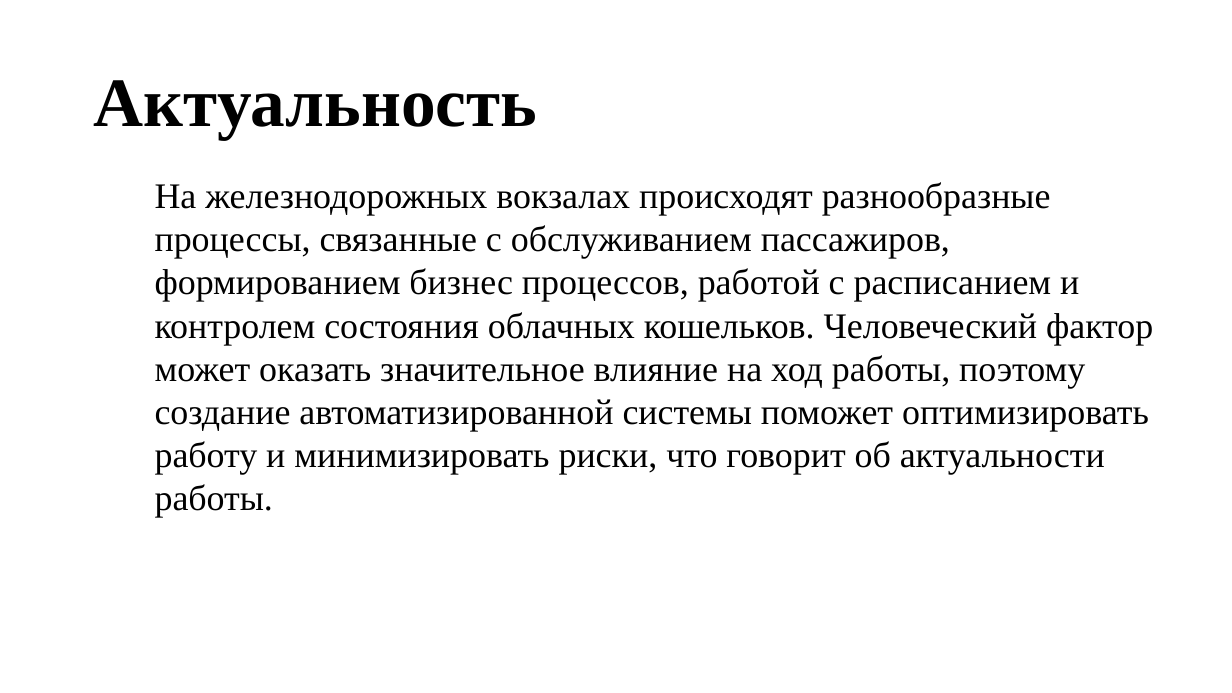
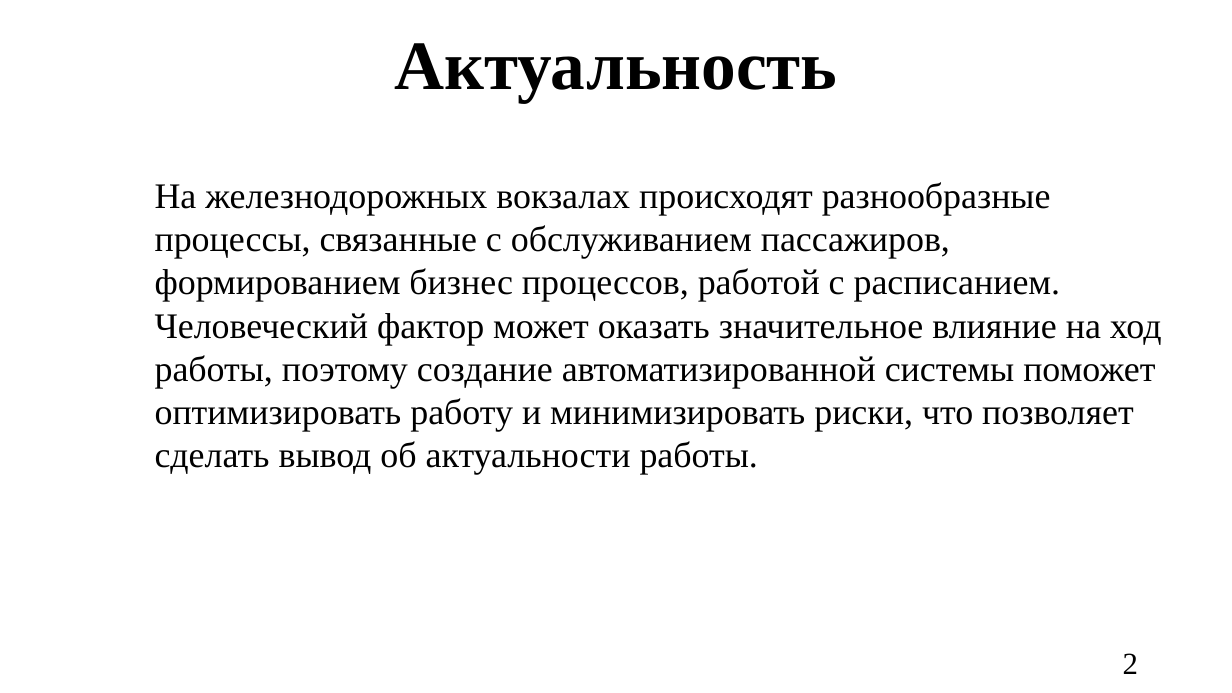
Before and after one commit to DogNellaf/TrainsDiploma, a slide deck: slide 2 of doc/Презентация.pptx. Drawn at 1232x693 pixels with LibreOffice and Linux fonts; fonts in the diff are those of the drawing; background and template pictures are left out. Boxes give left, top, right and bottom in pixels: in the first picture for what was removed or moved away, otherwise in the second. Text is boxed around its words. In the diff, an @@ line names an element or a change of style, - is before the commit and + after.

```diff
--- a/doc/Презентация.pptx
+++ b/doc/Презентация.pptx
@@ title "Актуальность": place and size @@
-title "Актуальность" at (94,80,537,140)
+title "Актуальность" at (394,43,837,103)
@@ title "Актуальность" at (394,43,837,103): alignment left to centre @@
@@ text at (155,182,1162,475): text changed @@
-На железнодорожных вокзалах происходят разнообразные процессы, связанные с обслуживанием пассажиров, формированием бизнес процессов, работой с расписанием и контролем состояния облачных кошельков. Человеческий фактор может оказать значительное влияние на ход работы, поэтому создание автоматизированной системы поможет оптимизировать работу и минимизировать риски, что говорит об актуальности работы.
+На железнодорожных вокзалах происходят разнообразные процессы, связанные с обслуживанием пассажиров, формированием бизнес процессов, работой с расписанием. Человеческий фактор может оказать значительное влияние на ход работы, поэтому создание автоматизированной системы поможет оптимизировать работу и минимизировать риски, что позволяет сделать вывод об актуальности работы.
@@ page number added at (1123,653,1138,674), 24 pt, text #000000 @@
+2
```
Also in this commit, not shown: 4 other slides changed, 19 slides added, 1 slide removed, 2 other files.
